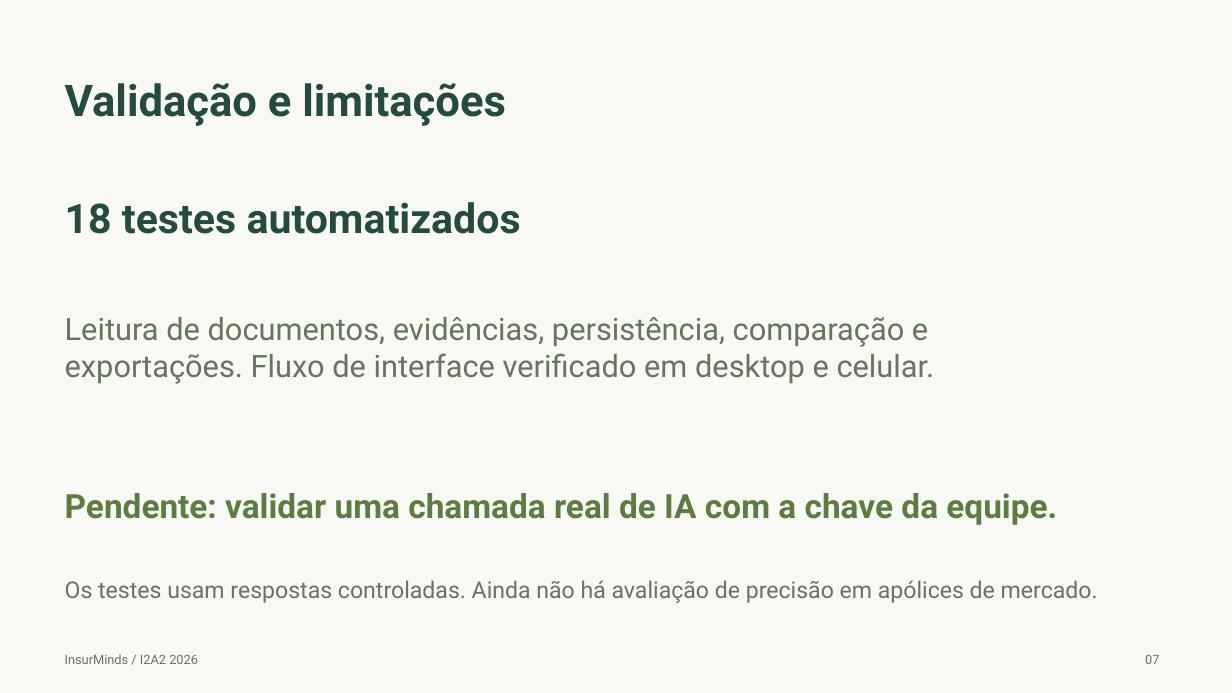
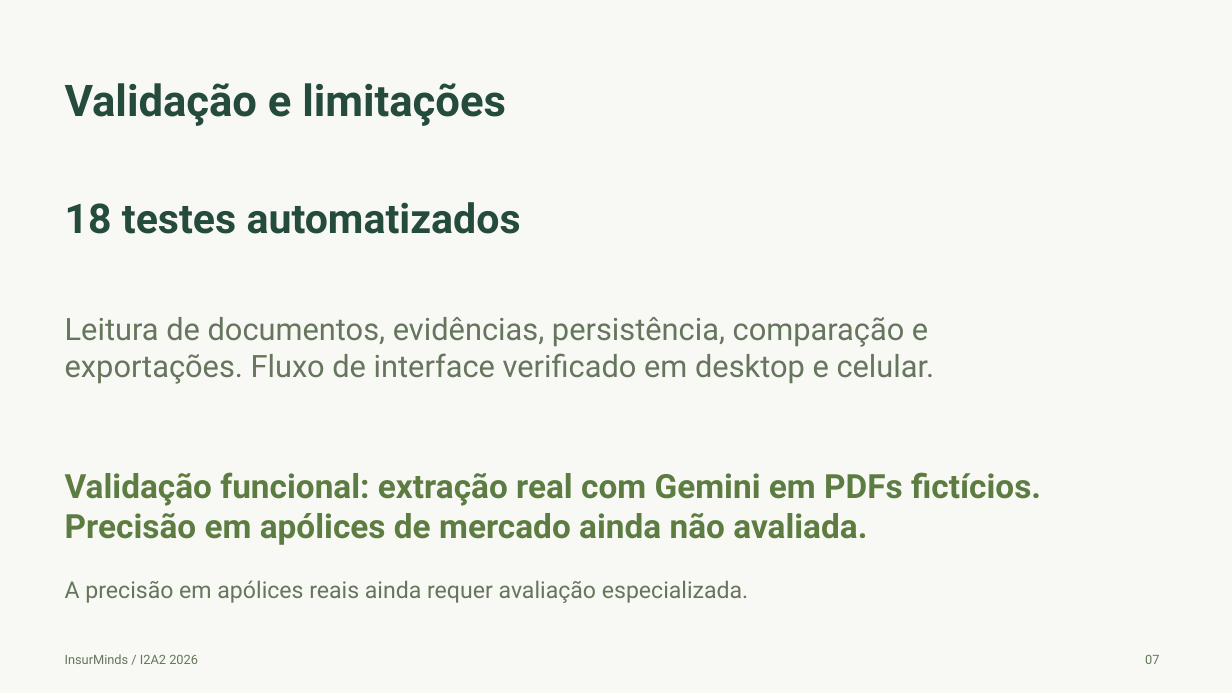
Before and after one commit to vicTmm/i2a2-desafio-final, a slide deck: slide 7 of Projeto_Final_Artefatos/InsurMinds_Projeto_Final.pptx. Drawn at 1232x693 pixels with LibreOffice and Linux fonts; fonts in the diff are those of the drawing. Boxes give left, top, right and bottom in pixels: in the first picture for what was removed or moved away, otherwise in the second. Text is boxed around its words. In the diff, an @@ line names an element or a change of style, - is before the commit and + after.

```diff
--- a/Projeto_Final_Artefatos/InsurMinds_Projeto_Final.pptx
+++ b/Projeto_Final_Artefatos/InsurMinds_Projeto_Final.pptx
@@ text at [65, 472, 1041, 545]: text changed @@
-Pendente: validar uma chamada real de IA com a chave da equipe.
+Validação funcional: extração real com Gemini em PDFs fictícios. Precisão em apólices de mercado ainda não avaliada.
@@ text at [65, 580, 748, 603]: text changed @@
-Os testes usam respostas controladas. Ainda não há avaliação de precisão em apólices de mercado.
+A precisão em apólices reais ainda requer avaliação especializada.
```
Also in this commit, not shown: 1 other slide changed, 12 other files.
